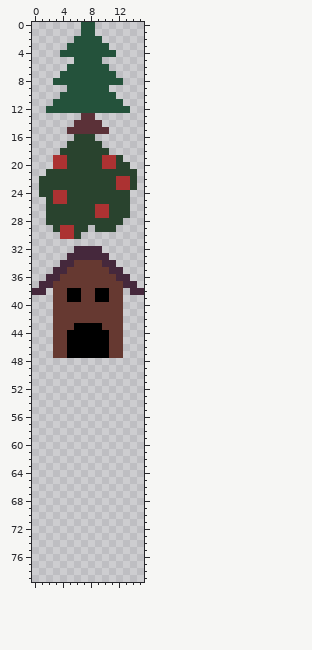
One commit to this sprite sheet: assets/resource_sheet.png. That is the earlier state.
The file is 16x80 pixels.
After:
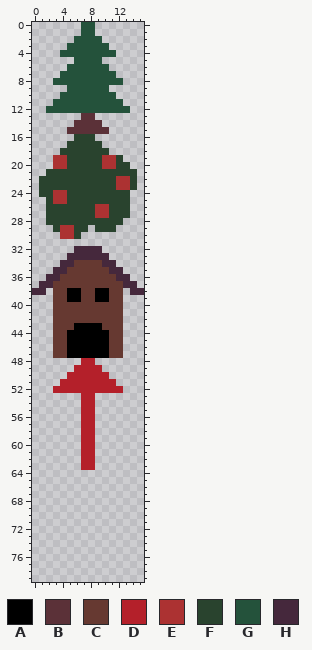
Palette (. is transparent): A #000000  B #5b3138  C #663931  D #b4202a  E #ac3232  F #29432e  G #24523b  H #45283c
Difference:
Changed rows in their new state; - is an unchanged pixel.
first column x 3:
48 ----DD----
49 ---DDDD---
50 --DDDDDD--
51 -DDDDDDDD-
52 DDDDDDDDDD
53 ----DD----
54 ----DD----
55 ----DD----
56 ----DD----
57 ----DD----
58 ----DD----
59 ----DD----
60 ----DD----
61 ----DD----
62 ----DD----
63 ----DD----
Where, in picture pixels (left, top, right, bottom), the same in both pictures:
added: (53, 358, 123, 470)
